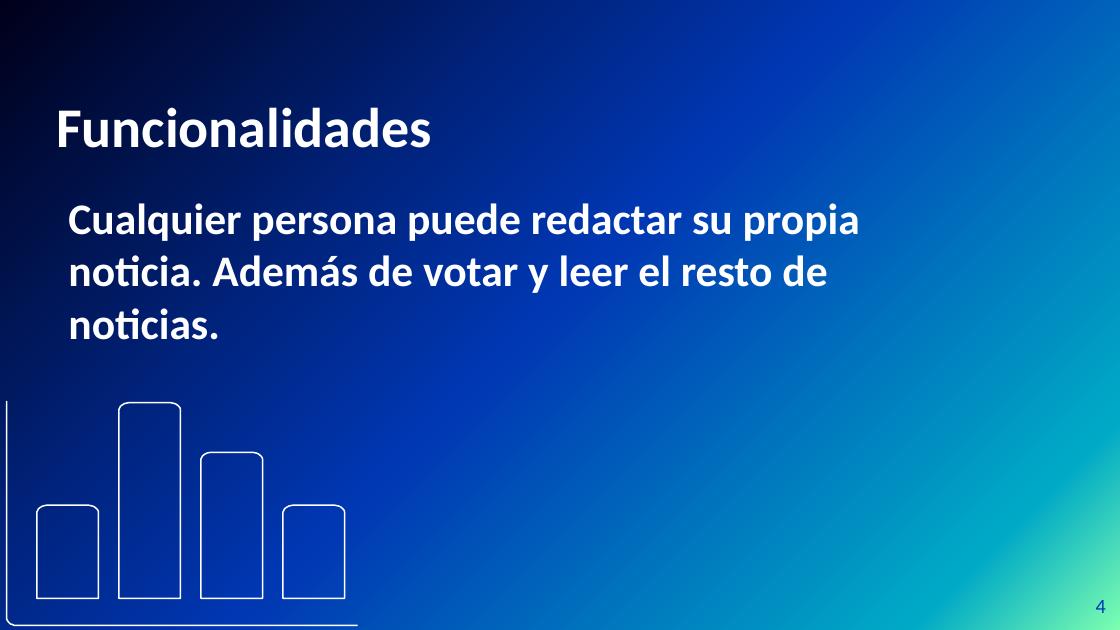
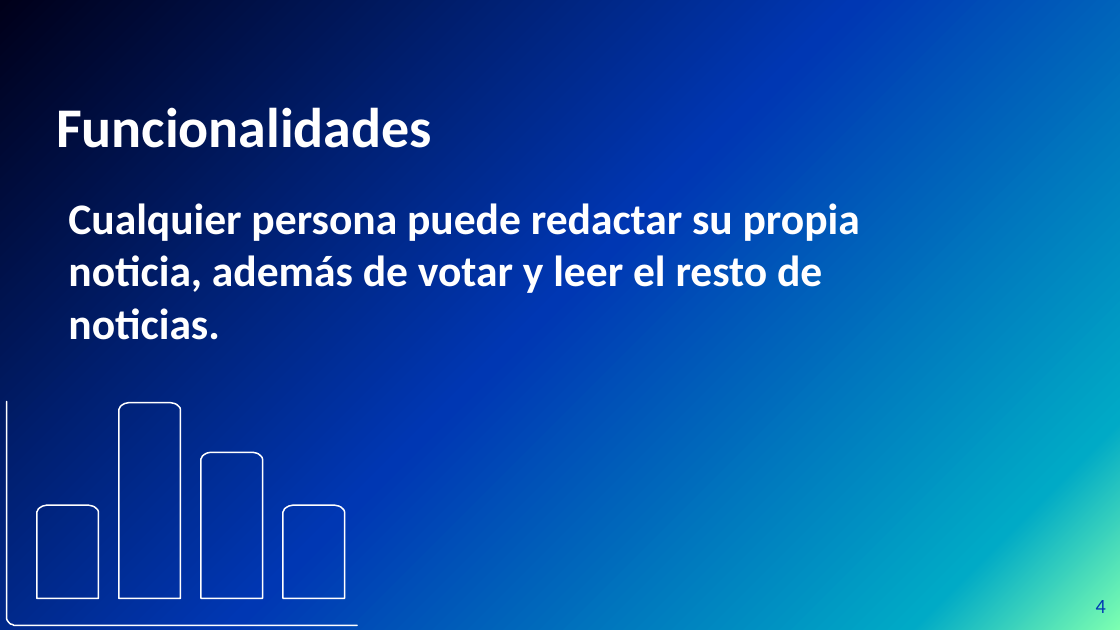
Before and after one commit to Tiinocm/ProyectoIntegrado, a slide deck: slide 4 of carles/presentacion de cronos.pptx. Drawn at 1120x630 pixels with LibreOffice and Linux fonts; fonts in the diff are those of the drawing; background and template pictures are left out. Boxes give left, top, right and bottom in pixels: in the first picture for what was removed or moved away, otherwise in the second. Text is boxed around its words. In the diff, an @@ line names an element or a change of style, - is before the commit and + after.

```diff
--- a/carles/presentacion de cronos.pptx
+++ b/carles/presentacion de cronos.pptx
@@ text at (x1=68, y1=203, x2=860, y2=340): text changed @@
-Cualquier persona puede redactar su propia noticia. Además de votar y leer el resto de noticias.
+Cualquier persona puede redactar su propia noticia, además de votar y leer el resto de noticias.
```
Also in this commit, not shown: 2 slides added, 1 slide removed.
